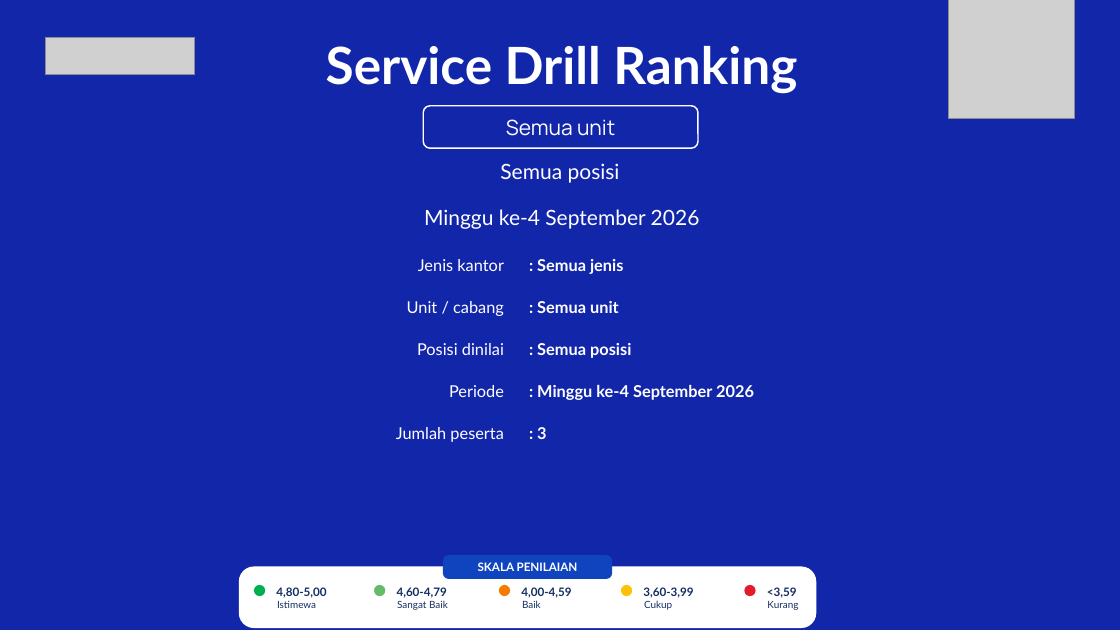
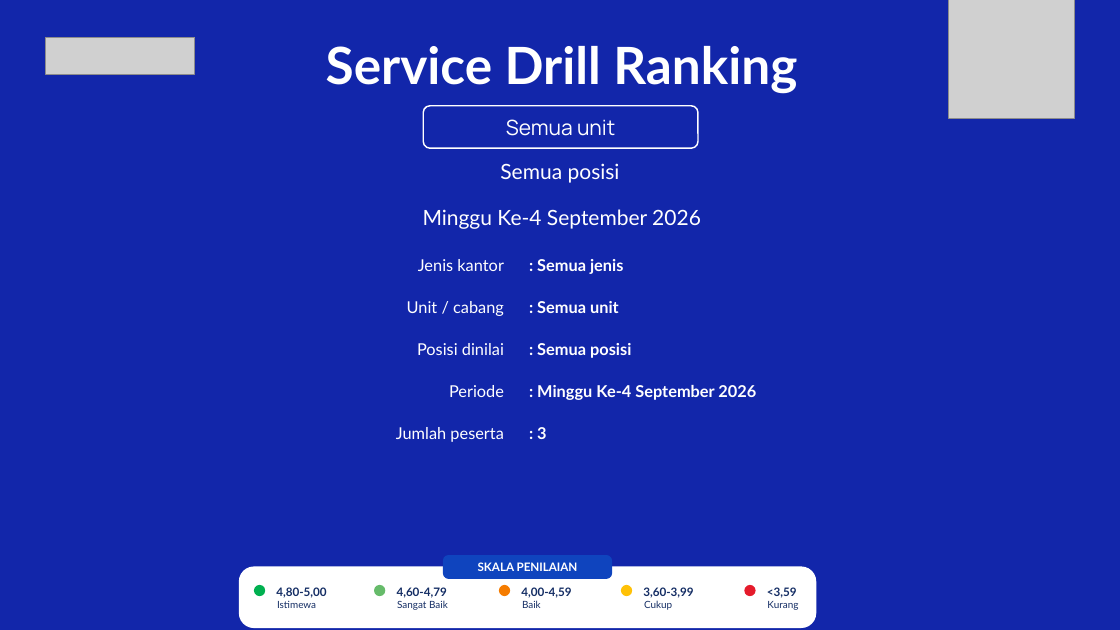
Before and after one commit to hengkiyudijanto/btn-sip, a slide deck: slide 1 of uji-jarak.pptx. Drawn at 1120x630 pixels with LibreOffice and Linux fonts; fonts in the diff are those of the drawing; grey boxes stand for pictures; background and template pictures are left out. Boxes give left, top, right and bottom in pixels: in the first picture for what was removed or moved away, otherwise in the second. Text is boxed around its words. In the diff, an @@ line names an element or a change of style, - is before the commit and + after.

```diff
--- a/uji-jarak.pptx
+++ b/uji-jarak.pptx
@@ text at bbox=[423, 209, 701, 229]: text changed @@
-Minggu ke-4 September 2026
+Minggu Ke-4 September 2026
@@ text at bbox=[537, 385, 756, 400]: text changed @@
-: Minggu ke-4 September 2026
+: Minggu Ke-4 September 2026
```
Also in this commit, not shown: 2 other slides changed, 8 other files.
